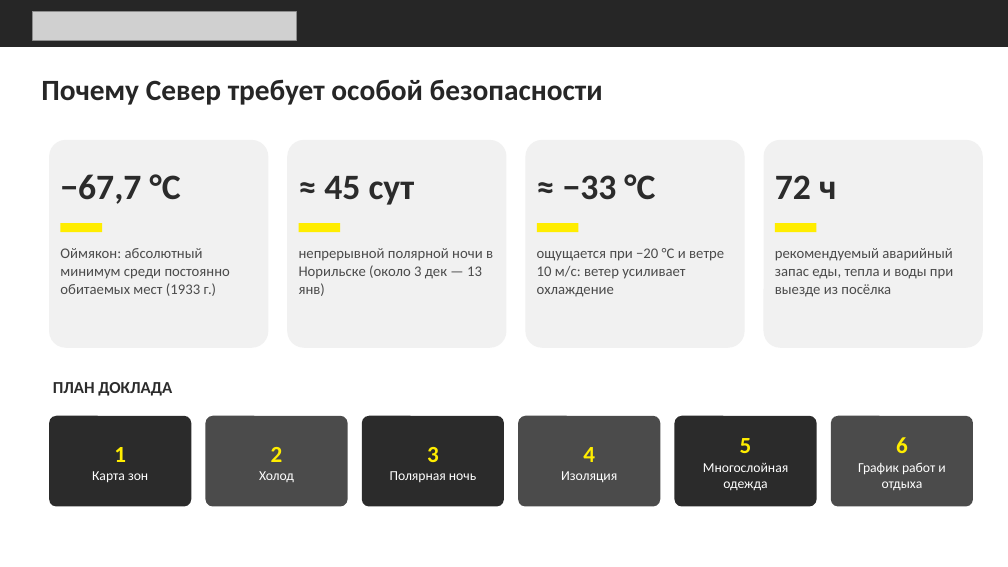
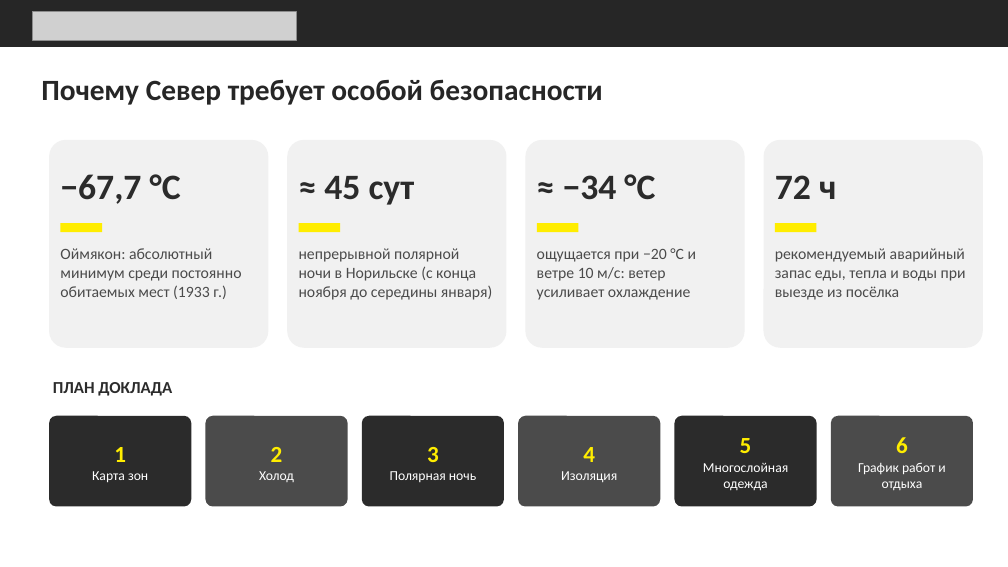
Before and after one commit to Goga288/the-rig, a slide deck: slide 2 of out/Безопасность_на_Крайнем_Севере.pptx. Drawn at 1008x567 pixels with LibreOffice and Linux fonts; fonts in the diff are those of the drawing; grey boxes stand for pictures. Boxes give left, top, right and bottom in pixels: in the first picture for what was removed or moved away, otherwise in the second. Text is boxed around its words. In the diff, an @@ line names an element or a change of style, - is before the commit and + after.

```diff
--- a/out/Безопасность_на_Крайнем_Севере.pptx
+++ b/out/Безопасность_на_Крайнем_Севере.pptx
@@ text at [563, 174, 655, 200]: text changed @@
-≈ −33 °C
+≈ −34 °C
@@ text at [299, 248, 492, 300]: text changed; size 14 to 15 pt @@
-непрерывной полярной ночи в Норильске (около 3 дек — 13 янв)
+непрерывной полярной ночи в Норильске (с конца ноября до середины января)
@@ size 14 to 15 pt in 3 elements at [60, 248, 242, 299], [537, 248, 697, 300], [775, 248, 966, 300] @@
```
Also in this commit, not shown: 3 other slides changed.
